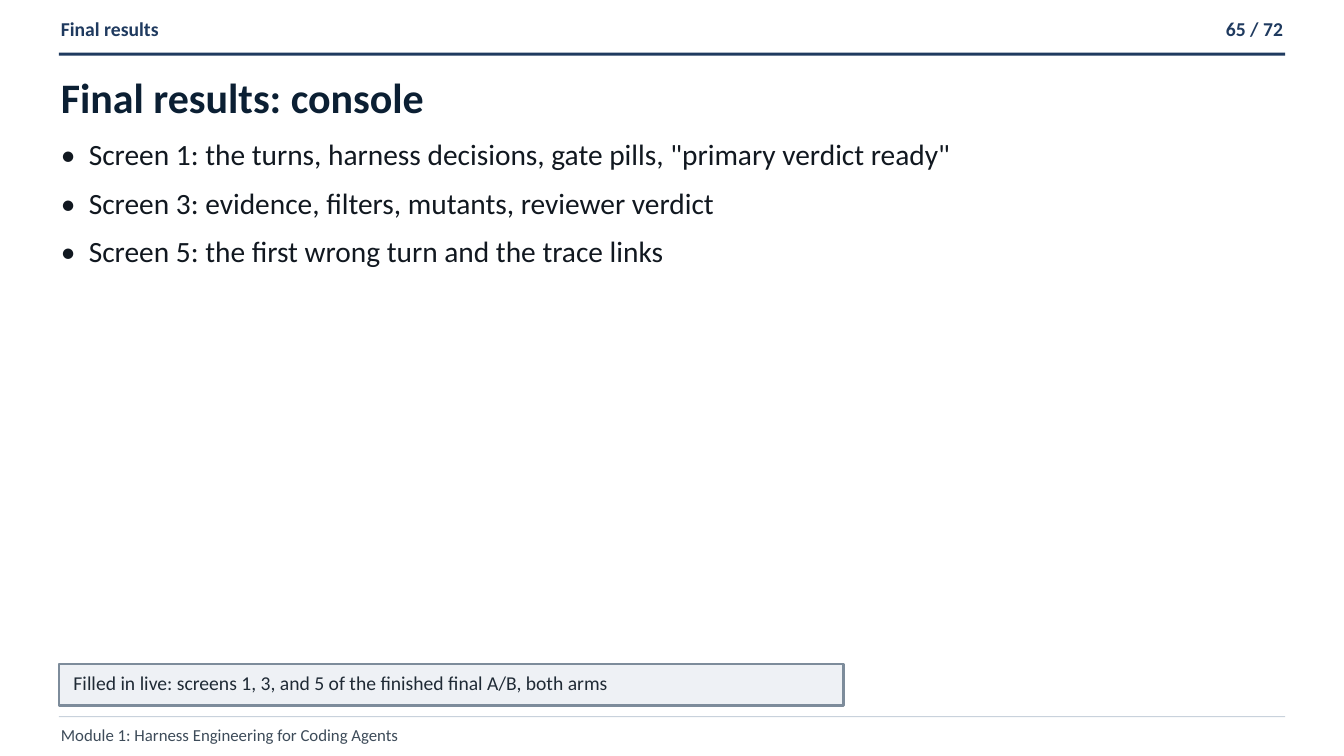
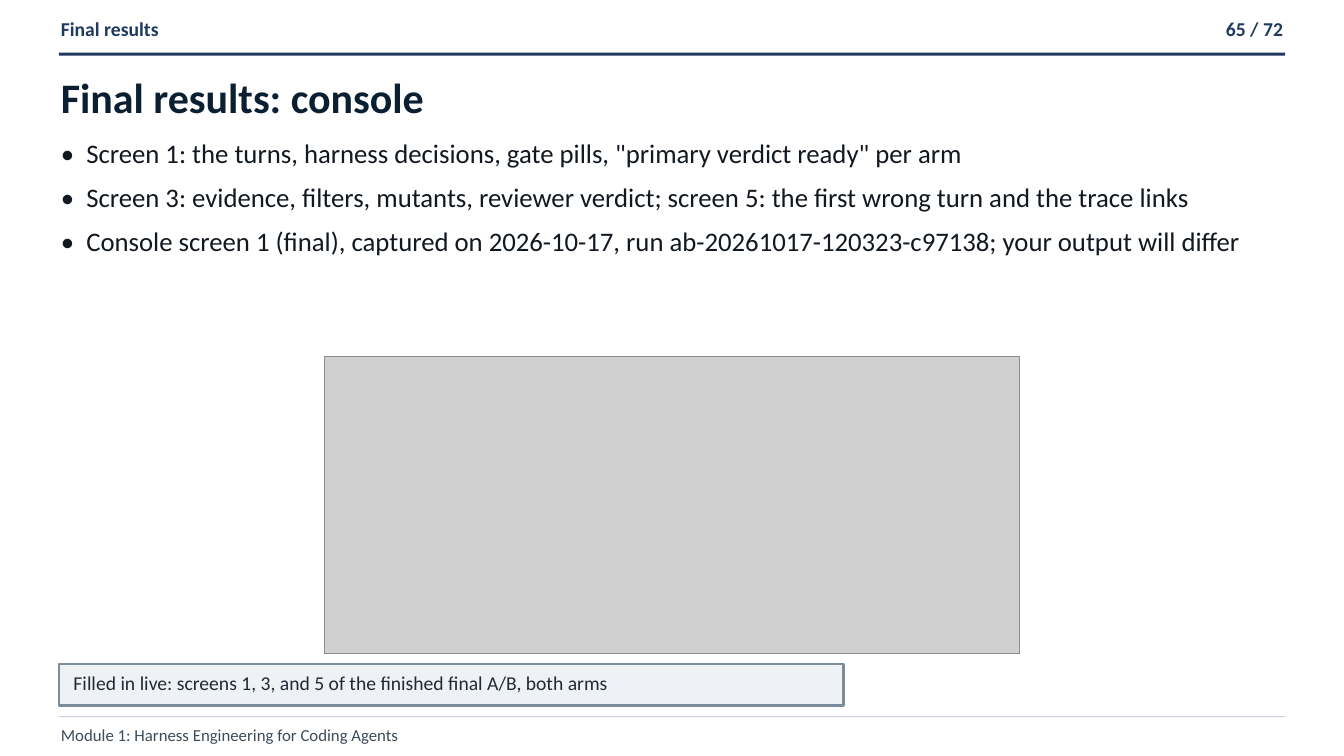
Before and after one commit to ANI-IN/shipharness-dev, a slide deck: slide 65 of slides/deck.pptx. Drawn at 1344x756 pixels with LibreOffice and Linux fonts; fonts in the diff are those of the drawing; grey boxes stand for pictures. Boxes give left, top, right and bottom in pixels: in the first picture for what was removed or moved away, otherwise in the second. Text is boxed around its words. In the diff, an @@ line names an element or a change of style, - is before the commit and + after.

Commit message:
slides, instructor: S4 and final from the quiet runs; release build of the deck
S4 demo block from the quiet run of make show-4, final results slides 64-66
with a Mermaid flow and the quiet make final FEATURES=F5 screens. Run sheet,
instructor guide, and fallbacks carry the quiet-run times and costs. Rebuilt
with make slides SLIDES_OPTS=--strict (72 slides, 72 PDF pages, 0 open items)
and copied dist/deck.pdf and dist/deck.pptx.

```diff
--- a/slides/deck.pptx
+++ b/slides/deck.pptx
@@ text at <box>86,144,1240,256</box>: text changed; size 21 to 19.1 pt @@
-• Screen 1: the turns, harness decisions, gate pills, "primary verdict ready"
-• Screen 3: evidence, filters, mutants, reviewer verdict
-• Screen 5: the first wrong turn and the trace links
+• Screen 1: the turns, harness decisions, gate pills, "primary verdict ready" per arm
+• Screen 3: evidence, filters, mutants, reviewer verdict; screen 5: the first wrong turn and the trace links
+• Console screen 1 (final), captured on 2026-10-17, run ab-20261017-120323-c97138; your output will differ
@@ picture added at <box>325,357,1020,653</box> @@
```
Also in this commit, not shown: 19 other slides changed, 10 other files.
